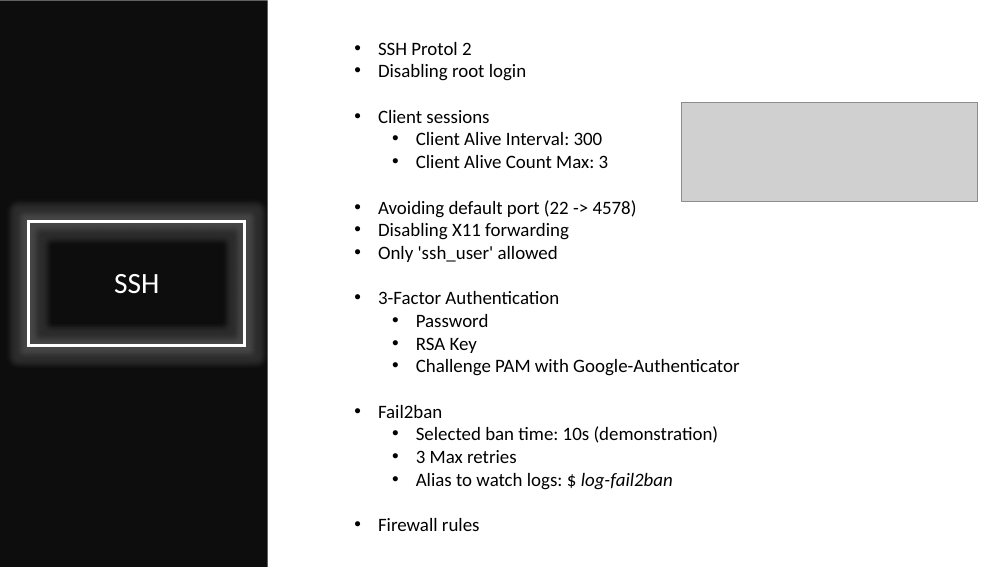
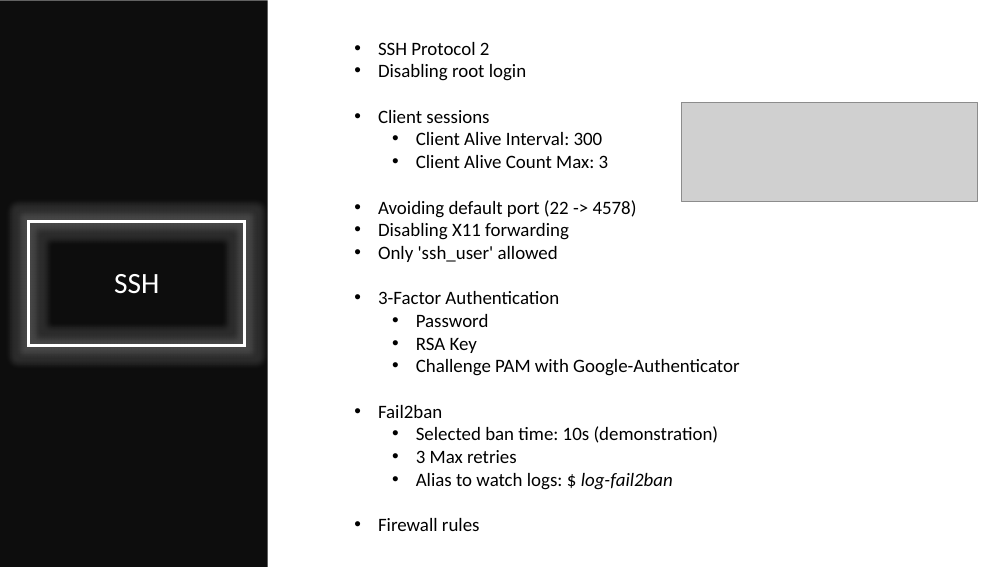
Before and after one commit to gustavocelani/shell_scripts, a slide deck: slide 5 of lxd/monitored_environment/doc/Presentation.pptx. Drawn at 1008x567 pixels with LibreOffice and Linux fonts; fonts in the diff are those of the drawing; grey boxes stand for pictures. Boxes give left, top, right and bottom in pixels: in the first picture for what was removed or moved away, otherwise in the second. Text is boxed around its words. In the diff, an @@ line names an element or a change of style, - is before the commit and + after.

```diff
--- a/lxd/monitored_environment/doc/Presentation.pptx
+++ b/lxd/monitored_environment/doc/Presentation.pptx
@@ text at box(378, 42, 490, 55): text changed @@
-• SSH Protol 2
+• SSH Protocol 2
```
Also in this commit, not shown: 2 other slides changed, 1 other file.
